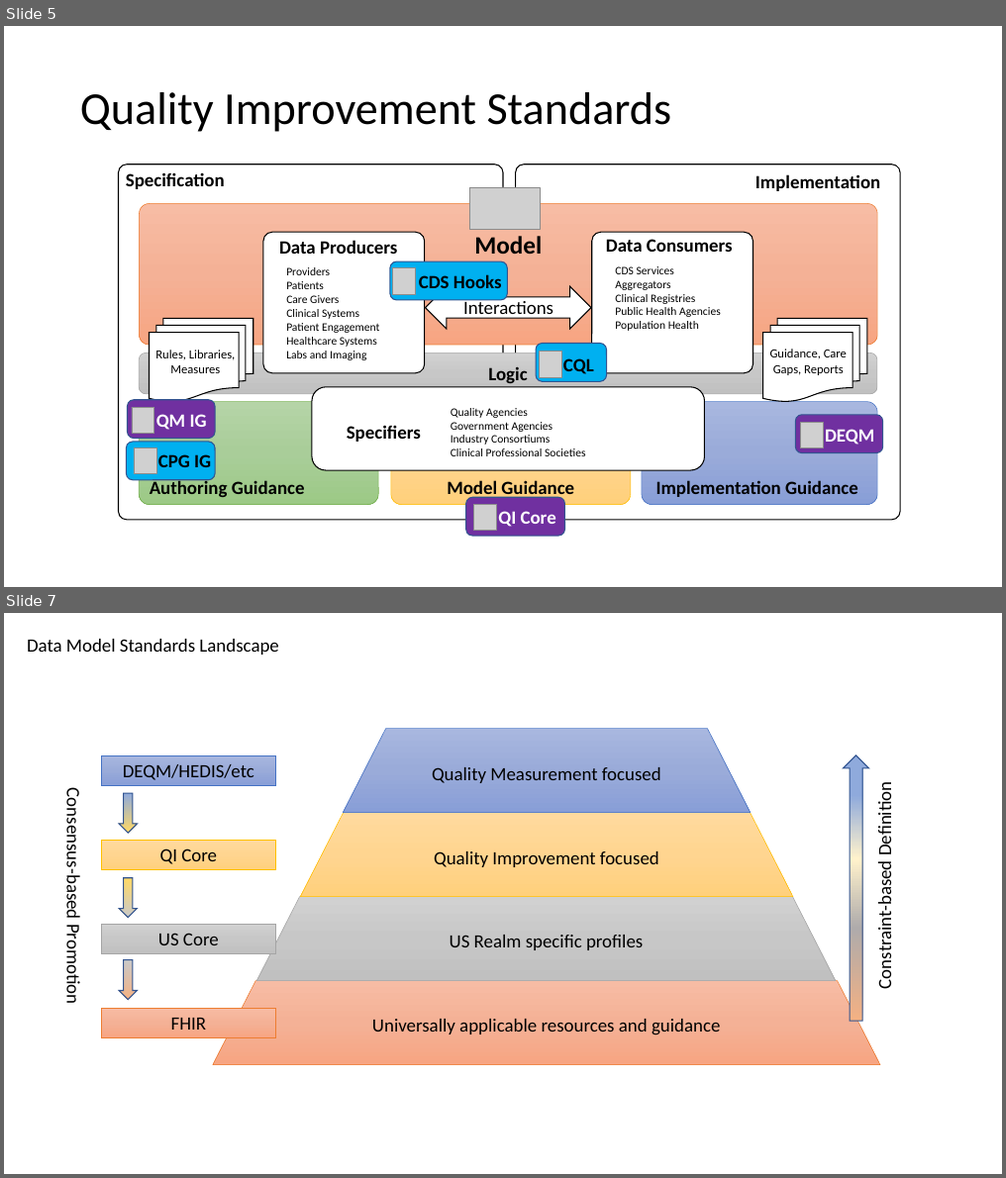
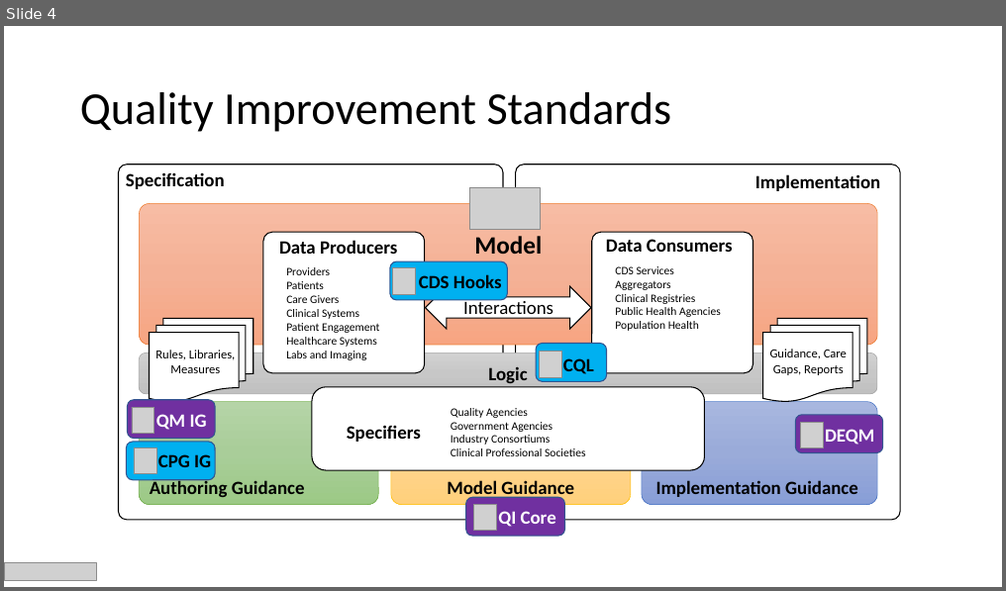
Before and after one commit to HL7/cqi-fhir-based-quality-reporting, a slide deck: Quality Improvement Standards Roadmap.pptx. Shown one above the other, each under a label of ours: slides 5 and 7 before the commit, slide 4 after it; the slides between them are not shown. The pictures are 1006x1178 and 1006x591 pixels, drawn with LibreOffice and Linux fonts; fonts in the diff are those of the drawing; grey boxes stand for pictures. Boxes give left, top, right and bottom in pixels: in the first picture for what was removed or moved away, otherwise in the second. Text is boxed around its words. In the diff, an @@ line names an element or a change of style, - is before the commit and + after.

```diff
--- a/Quality Improvement Standards Roadmap.pptx
+++ b/Quality Improvement Standards Roadmap.pptx
@@ slide 7 removed at [4, 613, 1002, 1174], background #FFFFFF @@
@@ text removed at [27, 639, 278, 655] @@
-Data Model Standards Landscape
@@ trapezoid removed at [344, 728, 750, 812] @@
-Quality Measurement focused
@@ rectangle removed at [102, 756, 275, 785] @@
-DEQM/HEDIS/etc
@@ down arrow removed at [844, 756, 869, 1021] @@
@@ text removed at [873, 788, 896, 985] @@
-Constraint-based Definition
@@ text removed at [62, 801, 85, 1002] @@
-Consensus-based Promotion
@@ down arrow removed at [119, 793, 138, 833] @@
@@ trapezoid removed at [300, 813, 793, 897] @@
-Quality Improvement focused
@@ rectangle removed at [102, 840, 275, 869] @@
-QI Core
@@ down arrow removed at [119, 878, 138, 918] @@
@@ trapezoid removed at [257, 897, 836, 980] @@
-US Realm specific profiles
@@ rectangle removed at [102, 924, 275, 954] @@
-US Core
@@ down arrow removed at [119, 960, 138, 1000] @@
@@ trapezoid removed at [213, 981, 880, 1065] @@
-Universally applicable resources and guidance
@@ rectangle removed at [102, 1008, 275, 1039] @@
-FHIR
@@ what was slide 5 is now slide 4 @@
@@ slide 4 changed as well @@
@@ picture added at [4, 564, 96, 580] @@
```
Also in this commit, not shown: 5 other slides changed, 1 other slide removed, 1 other file.
